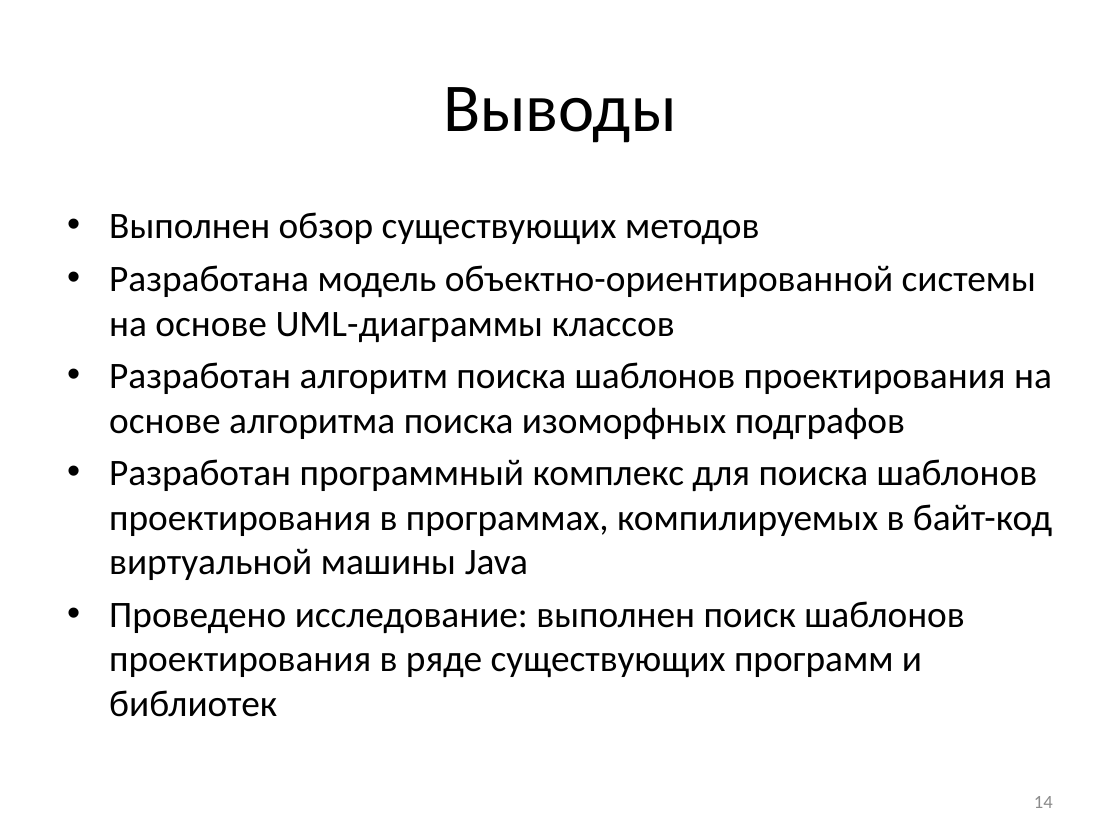
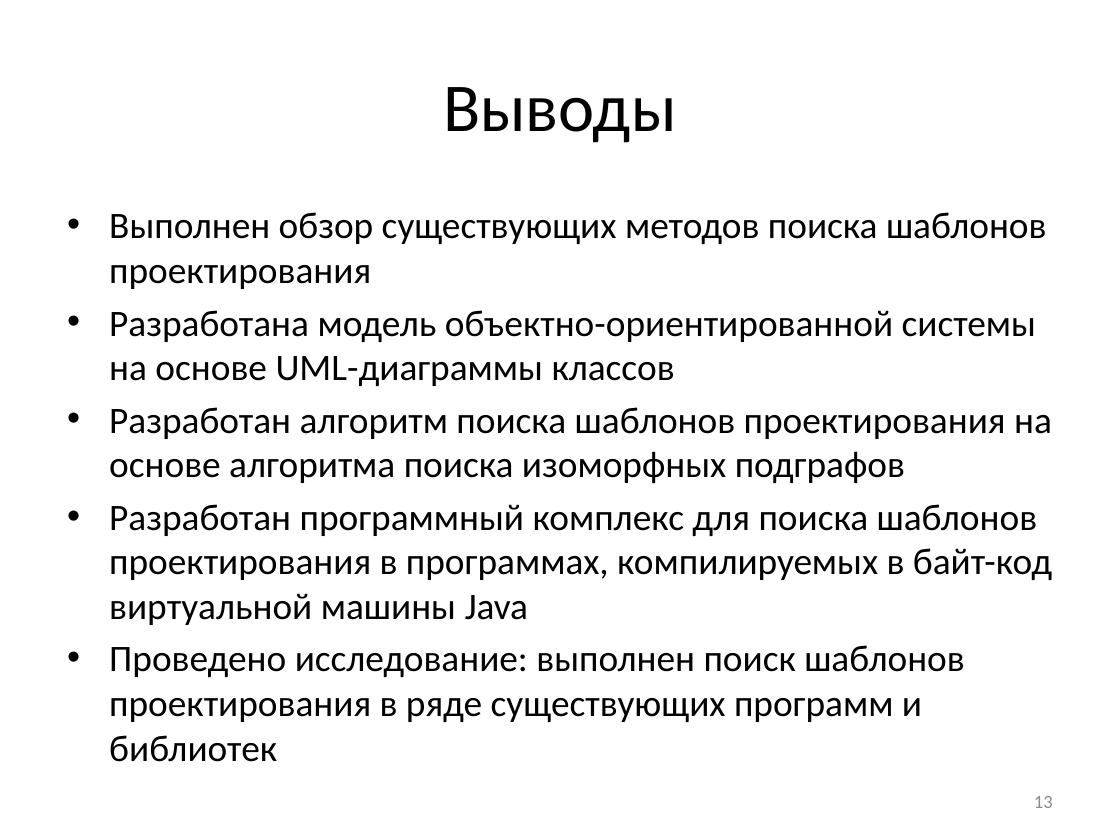
Before and after one commit to elsid/master, a slide deck: slide 13 of defence/presentation.pptx (slide 14 before the commit). Drawn at 1120x840 pixels with LibreOffice and Linux fonts; fonts in the diff are those of the drawing. Boxes give left, top, right and bottom in pixels: in the first picture for what was removed or moved away, otherwise in the second. Text is boxed around its words. In the diff, an @@ line names an element or a change of style, - is before the commit and + after.

```diff
--- a/defence/presentation.pptx
+++ b/defence/presentation.pptx
@@ text at (x1=109, y1=212, x2=1047, y2=289): text changed @@
-• Выполнен обзор существующих методов
+• Выполнен обзор существующих методов поиска шаблонов проектирования
@@ page number at (x1=1034, y1=796, x2=1053, y2=808): text changed @@
-14
+13
```
Also in this commit, not shown: 3 other slides changed, 1 slide added, 2 slides removed, 1 other file.
